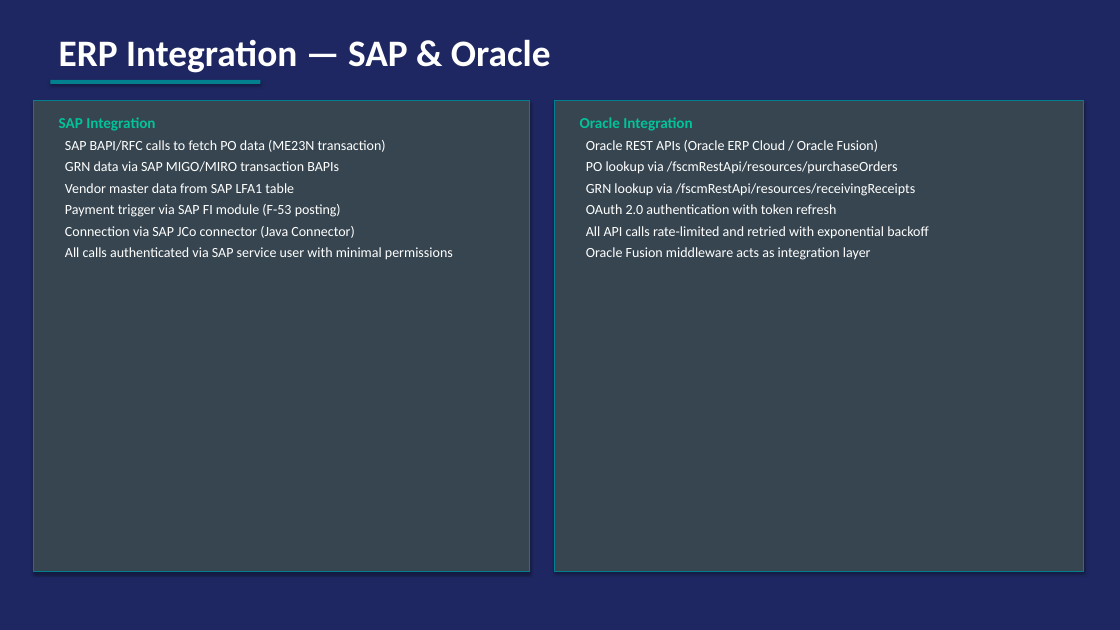
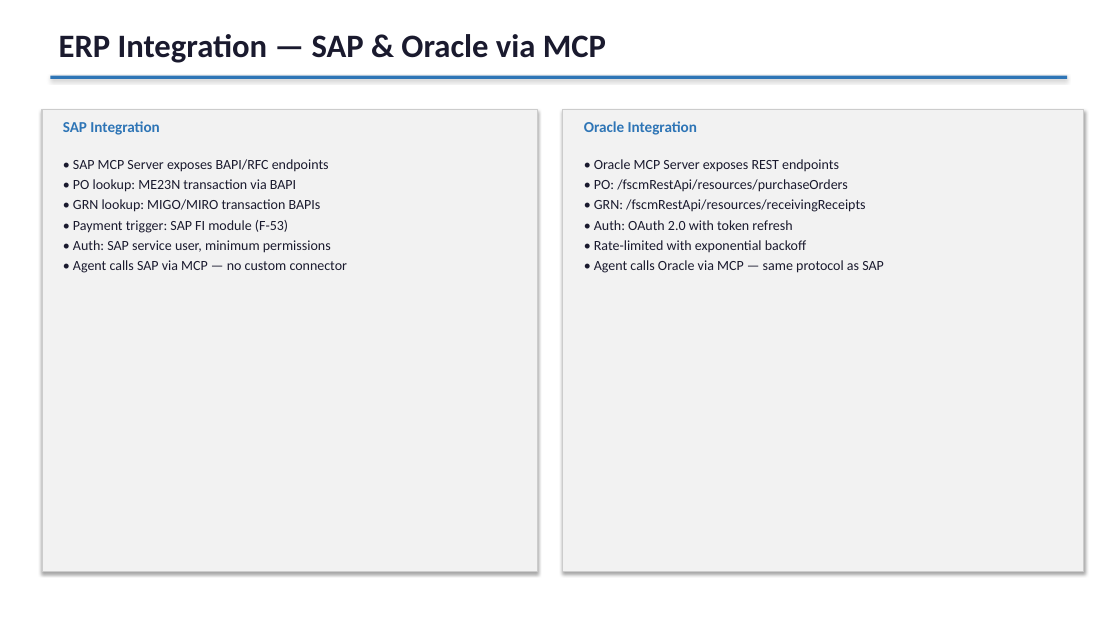
Before and after one commit to AkProjectRepo/smartpay-ap, a slide deck: slide 8 of docs/SmartPay AP Architecture D1.pptx (slide 7 before the commit). Drawn at 1120x630 pixels with LibreOffice and Linux fonts; fonts in the diff are those of the drawing. Boxes give left, top, right and bottom in pixels: in the first picture for what was removed or moved away, otherwise in the second. Text is boxed around its words. In the diff, an @@ line names an element or a change of style, - is before the commit and + after.

```diff
--- a/docs/SmartPay AP Architecture D1.pptx
+++ b/docs/SmartPay AP Architecture D1.pptx
@@ rectangle at <box>0,0,1120,630</box>: fill #1E2761 to #FFFFFF @@
@@ text at <box>59,34,606,63</box>: text changed; size 32 to 28 pt; text colour #FFFFFF to #1A1A2E @@
-ERP Integration — SAP & Oracle
+ERP Integration — SAP & Oracle via MCP
@@ rectangle removed at <box>50,80,260,84</box> @@
@@ rectangle added at <box>50,76,1067,79</box>, fill #2E75B6 @@
@@ rectangle at <box>42,109,538,571</box>: fill #36454F to #F2F2F2; outline #028090 1 pt to #CCCCCC 1 pt @@
@@ rectangle: place and size @@
-rectangle at <box>34,101,529,571</box>
+rectangle at <box>42,109,538,571</box>
@@ rectangle: place and size @@
-rectangle at <box>555,101,1084,571</box>
+rectangle at <box>563,109,1084,571</box>
@@ rectangle at <box>563,109,1084,571</box>: fill #36454F to #F2F2F2; outline #028090 1 pt to #CCCCCC 1 pt @@
@@ text added at <box>63,121,159,135</box>, 13 pt, text #2E75B6, bold @@
+SAP Integration
@@ text added at <box>584,121,697,135</box>, 13 pt, text #2E75B6, bold @@
+Oracle Integration
@@ text at <box>73,159,348,273</box>: text changed; text colour #FFFFFF to #1A1A2E @@
-SAP Integration
-SAP BAPI/RFC calls to fetch PO data (ME23N transaction)
-GRN data via SAP MIGO/MIRO transaction BAPIs
-Vendor master data from SAP LFA1 table
-Payment trigger via SAP FI module (F-53 posting)
-Connection via SAP JCo connector (Java Connector)
-All calls authenticated via SAP service user with minimal permissions
+• SAP MCP Server exposes BAPI/RFC endpoints
+• PO lookup: ME23N transaction via BAPI
+• GRN lookup: MIGO/MIRO transaction BAPIs
+• Payment trigger: SAP FI module (F-53)
+• Auth: SAP service user, minimum permissions
+• Agent calls SAP via MCP — no custom connector
@@ text at <box>594,159,884,273</box>: text changed; text colour #FFFFFF to #1A1A2E @@
-Oracle Integration
-Oracle REST APIs (Oracle ERP Cloud / Oracle Fusion)
-PO lookup via /fscmRestApi/resources/purchaseOrders
-GRN lookup via /fscmRestApi/resources/receivingReceipts
-OAuth 2.0 authentication with token refresh
-All API calls rate-limited and retried with exponential backoff
-Oracle Fusion middleware acts as integration layer
+• Oracle MCP Server exposes REST endpoints
+• PO: /fscmRestApi/resources/purchaseOrders
+• GRN: /fscmRestApi/resources/receivingReceipts
+• Auth: OAuth 2.0 with token refresh
+• Rate-limited with exponential backoff
+• Agent calls Oracle via MCP — same protocol as SAP
```
Also in this commit, not shown: 4 other slides changed, 8 slides added, 7 slides removed, 1 other file.
